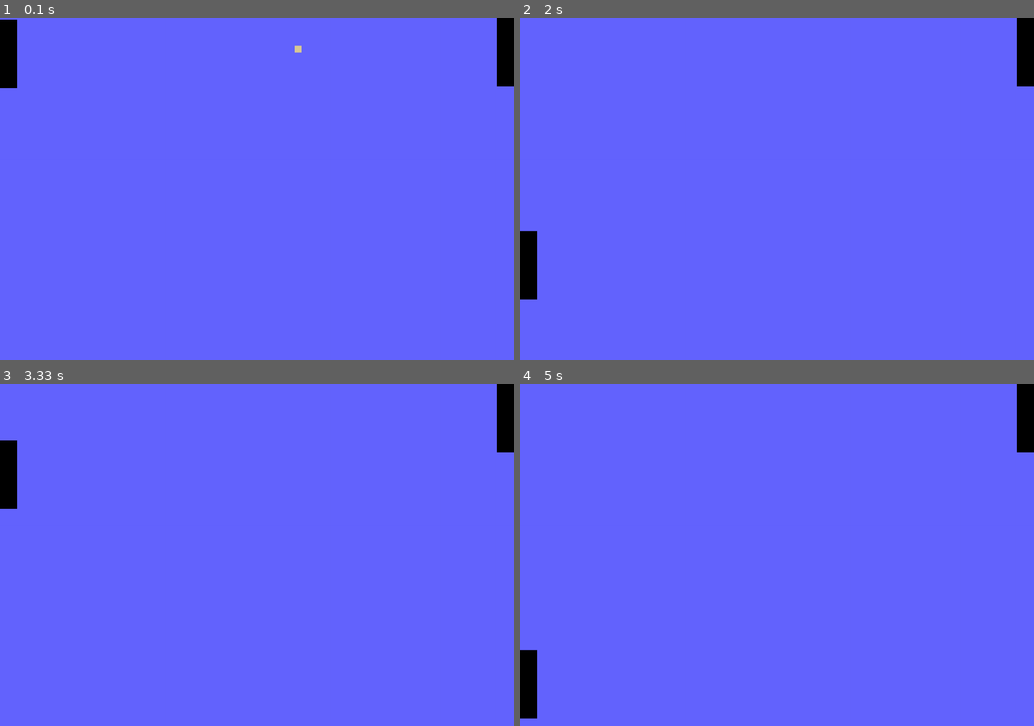
Above: before the commit, frames 1-4 (two rows, left to right).
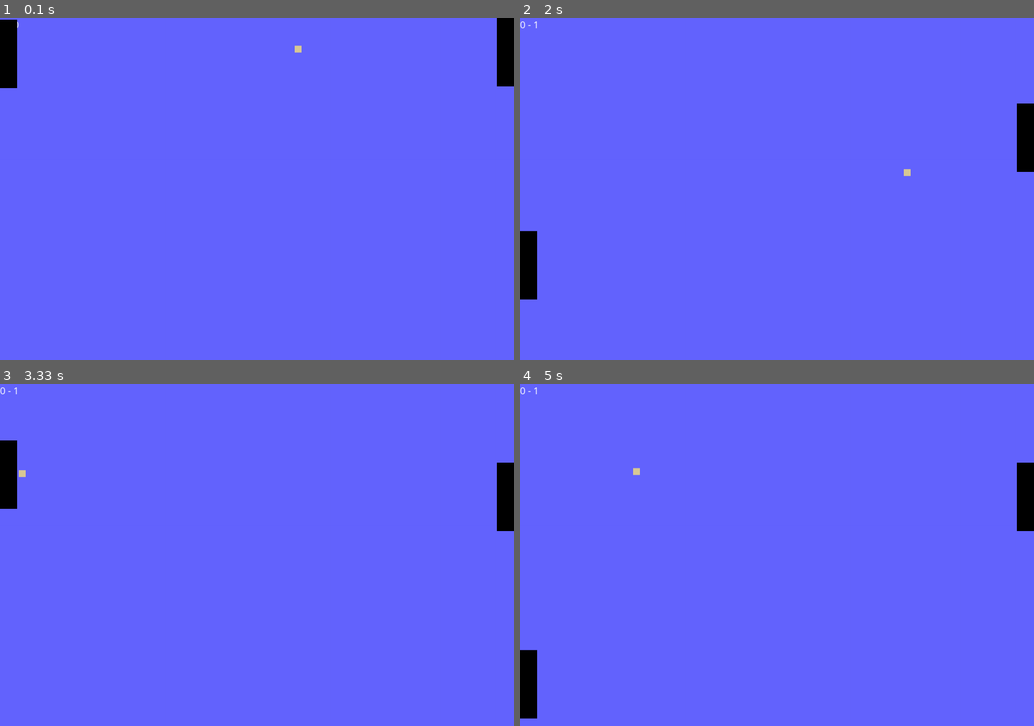
Above: after the commit, the same moments.

Repository: RobertFlores2728/Pong-Pygame
Game: pygame game, started from Pong/Scripts/Main.py
Two runs of this game, one before a commit and one after it. Both use one fixed random seed, a clock stepped at 60 frames per second and the inputs below.
Inputs (mouse positions are in pixels of both pictures, inside the frame that each line leads up to):
- Up to frame 1 (0.1 s): no input
- Up to frame 2 (2 s): click (777, 189) at 0.38 s; click (828, 264) at 0.72 s; click (967, 308) at 1.05 s; click (653, 120) at 1.38 s; click (777, 230) at 1.72 s
- Up to frame 3 (3.33 s): click (185, 483) at 2.05 s; click (436, 643) at 2.38 s; click (87, 589) at 2.72 s; click (102, 438) at 3.05 s
- Up to frame 4 (5 s): click (653, 616) at 3.38 s; click (962, 633) at 3.72 s; click (622, 681) at 4.05 s; click (617, 575) at 4.38 s; click (807, 650) at 4.72 s

The runs differ from the first frame. In frame 1, less than 0.1% of the frame differs, in the area x 3-4%, y 1-3%; in frame 2, 1.4%; in frame 3, 1.4%; in frame 4, 1.4%, in the area x 0-100%, y 0-43%.

Commit message:
Added score text
in GameManager and Ball classes

Diff:
--- a/Pong/Scripts/Ball.py
+++ b/Pong/Scripts/Ball.py
@@ -57,13 +57,31 @@
                 self.ballTravelX = 2.5
 
     def check_if_scored(self):
+        if self.gameManager.intermission:
+            return
+
         if self.ballRect.x > self.gameManager.screen.get_width():
             print("player scored")
+            self.gameManager.playerScore += 1
+            # self.gameManager.intermission = True
+            self.reset_ball()
         if self.ballRect.x < 0 - self.ballRect.width:
             print("ai scored")
+            self.gameManager.AIScore += 1
+            # self.gameManager.intermission = True
+            self.reset_ball()
+
+
+    def reset_ball(self):
+        self.ballRect = pygame.Rect(int(self.gameManager.screen.get_width() / 2),
+                                    random.randint(20, self.gameManager.screen.get_height() - 20), 20, 20)
+        self.ballTravelX = 1  # amount the ball travels on the x axis. increases with each hit
+        self.ballTravelY = 0  # random.randint(-100, 100) / 100  # 1 = greatest curve, 0 = straight
+        self.gameManager.paddleAI.new_offset()
 
 
     def update(self):
+        self.check_if_scored()
         self.check_paddle_collision_player()
         self.check_paddle_collision_ai()
         self.move()
--- a/Pong/Scripts/GameManager.py
+++ b/Pong/Scripts/GameManager.py
@@ -7,7 +7,11 @@
 class GameManager:
 
     def __init__(self):
+        self.playerScore = 0
+        self.AIScore = 0
+
         self.paused = False
+        self.intermission = False
 
         self.ball = None
         self.paddlePlayer = None
@@ -21,6 +25,7 @@
     def setup_pygame(self):
         self.screen = pygame.display.set_mode((1500, 1000))  # screen is a Surface object
         self.clock = pygame.time.Clock()
+
 
     def spawn_game_objects(self):
         # create player paddle
@@ -59,6 +64,14 @@
         pygame.display.flip()
         self.screen.fill((100, 100, 255))
 
+    def update_score_text(self):
+        font = pygame.font.SysFont('Comic Sans MS', 30)
+        score = str(self.playerScore) + " - " + str(self.AIScore)
+        textSurface = font.render(score, True, (255, 255, 255))
+
+        self.screen.blit(textSurface, textSurface.get_rect())
+
+
     def start(self):
         self.setup_pygame()
         self.spawn_game_objects()
@@ -69,6 +82,7 @@
         if self.paused:
             self.draw_menu()
         self.update_screen()
+        self.update_score_text()
 
         self.check_input()
 
--- a/Pong/Scripts/PaddleAI.py
+++ b/Pong/Scripts/PaddleAI.py
@@ -6,7 +6,7 @@
     def __init__(self, gameManager):
         self.gameManager = gameManager
         self.paddleRect = pygame.Rect(self.gameManager.screen.get_width() - 50, 0, 50, 200)
-        self.paddleSpeed = 7
+        self.paddleSpeed = 10
         self.offset = 0
 
     def move(self):
